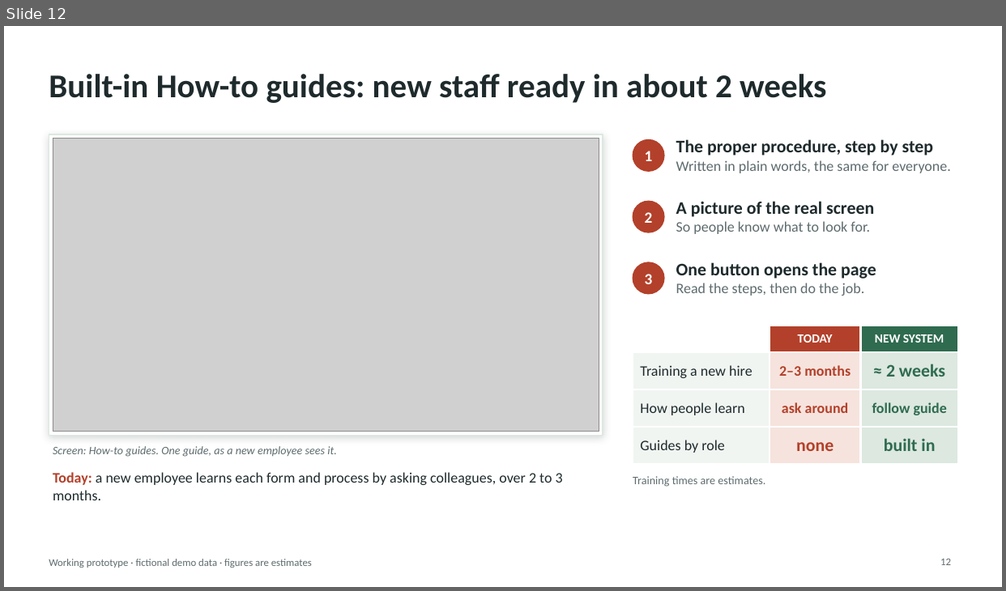
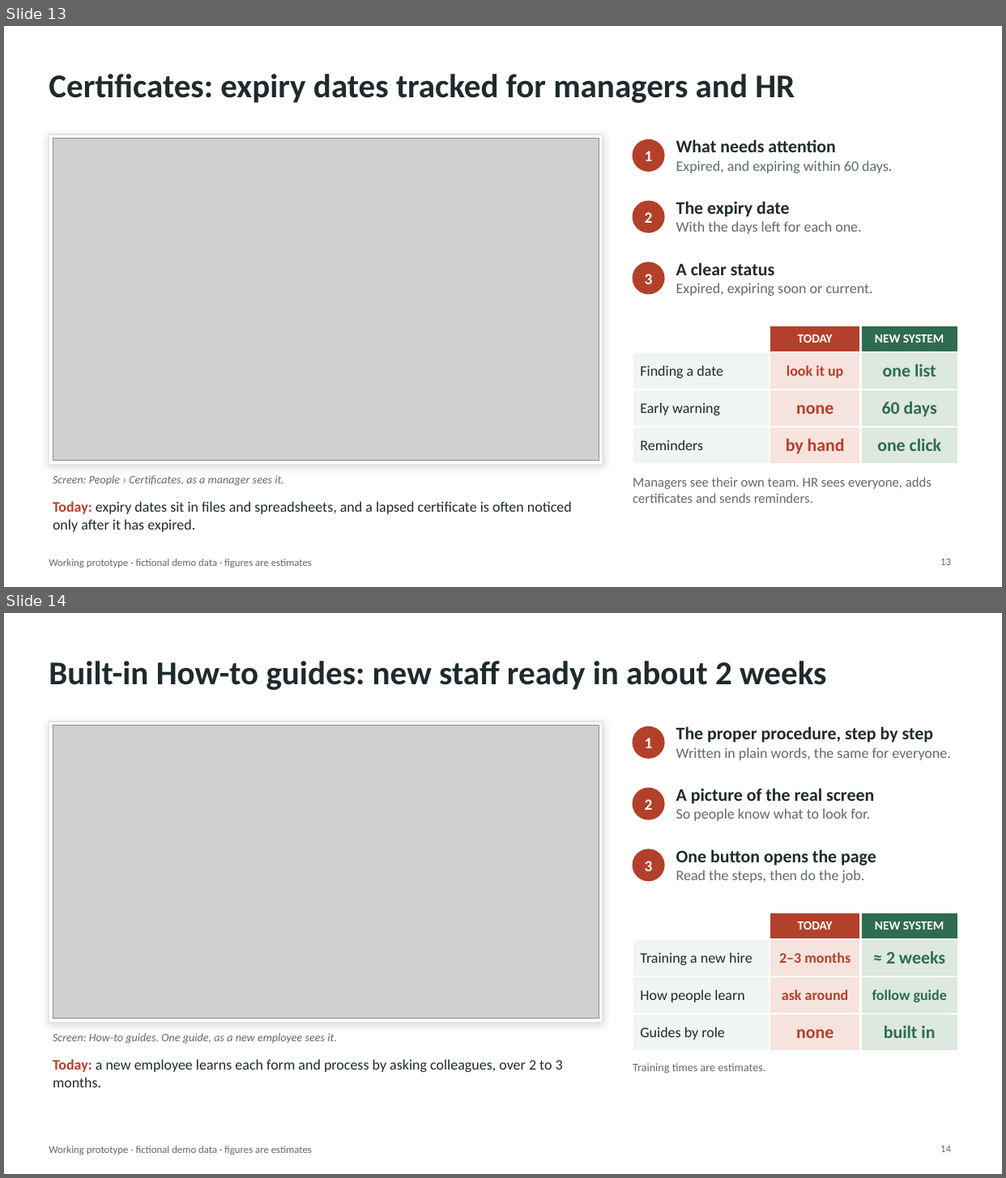
Before and after one commit to AndalibOlee/Portfolio, a slide deck: demo-platform/docs/DEMO_Executive_Presentation.pptx. Shown one above the other, each under a label of ours: slide 12 before the commit, slides 13 and 14 after it. The pictures are 1006x591 and 1006x1178 pixels, drawn with LibreOffice and Linux fonts; fonts in the diff are those of the drawing; grey boxes stand for pictures. Boxes give left, top, right and bottom in pixels: in the first picture for what was removed or moved away, otherwise in the second. Text is boxed around its words. In the diff, an @@ line names an element or a change of style, - is before the commit and + after.

```diff
--- a/demo-platform/docs/DEMO_Executive_Presentation.pptx
+++ b/demo-platform/docs/DEMO_Executive_Presentation.pptx
@@ slide 13 added at (x1=4, y1=26, x2=1002, y2=587), background #FFFFFF; not listed: 1 template element that a slide beside it also shows @@
@@ title added at (x1=49, y1=74, x2=795, y2=103), 32 pt, text #1E2A2C, bold @@
+Certificates: expiry dates tracked for managers and HR
@@ rectangle added at (x1=49, y1=135, x2=603, y2=465), fill #FFFFFF, outline #DCE8E0 1 pt @@
@@ picture added at (x1=53, y1=139, x2=599, y2=461) @@
@@ ellipse added at (x1=633, y1=139, x2=664, y2=171), fill #B3402A, outline #B3402A 1 pt @@
@@ text added at (x1=676, y1=139, x2=892, y2=173), 14 pt, text #5E6B6E @@
+What needs attention
+Expired, and expiring within 60 days.
@@ text added at (x1=645, y1=151, x2=653, y2=161), 15 pt, text #FFFFFF, bold @@
+1
@@ ellipse added at (x1=633, y1=201, x2=664, y2=233), fill #B3402A, outline #B3402A 1 pt @@
@@ text added at (x1=645, y1=212, x2=653, y2=223), 15 pt, text #FFFFFF, bold @@
+2
@@ text added at (x1=676, y1=201, x2=861, y2=234), 14 pt, text #5E6B6E @@
+The expiry date
+With the days left for each one.
@@ ellipse added at (x1=633, y1=263, x2=664, y2=294), fill #B3402A, outline #B3402A 1 pt @@
@@ text added at (x1=676, y1=263, x2=873, y2=296), 14 pt, text #5E6B6E @@
+A clear status
+Expired, expiring soon or current.
@@ text added at (x1=645, y1=274, x2=653, y2=284), 15 pt, text #FFFFFF, bold @@
+3
@@ table added at (x1=633, y1=326, x2=958, y2=458), 4 rows, 3 columns @@
+ | TODAY | NEW SYSTEM
+Finding a date | look it up | one list
+Early warning | none | 60 days
+Reminders | by hand | one click
@@ text added at (x1=53, y1=476, x2=284, y2=486), 11 pt, text #5E6B6E, italic @@
+Screen: People › Certificates, as a manager sees it.
@@ text added at (x1=633, y1=477, x2=931, y2=503), 13 pt, text #5E6B6E @@
+Managers see their own team. HR sees everyone, adds certificates and sends reminders.
@@ text added at (x1=53, y1=501, x2=572, y2=532), 14 pt, text #1E2A2C @@
+Today: expiry dates sit in files and spreadsheets, and a lapsed certificate is often noticed only after it has expired.
@@ page number added at (x1=940, y1=559, x2=951, y2=565), 10 pt, text #5E6B6E @@
+13
@@ what was slide 12 is now slide 14 @@
@@ page number at (x1=940, y1=1146, x2=951, y2=1152): text changed @@
-12
+14
```
Also in this commit, not shown: 1 slide changed, 1 other slide added, 13 other files.
